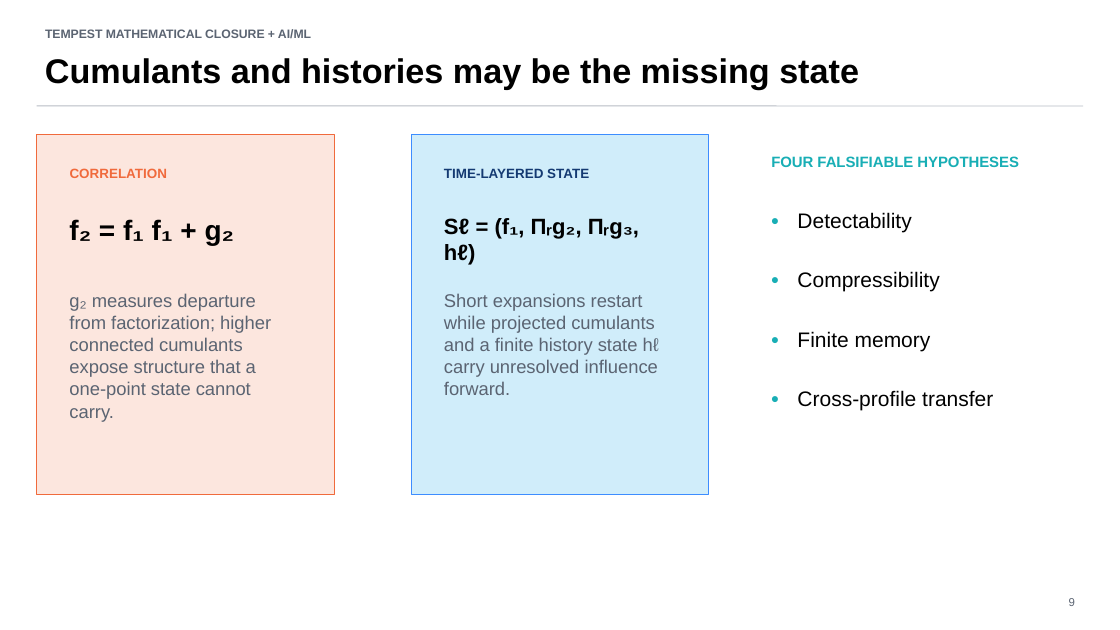
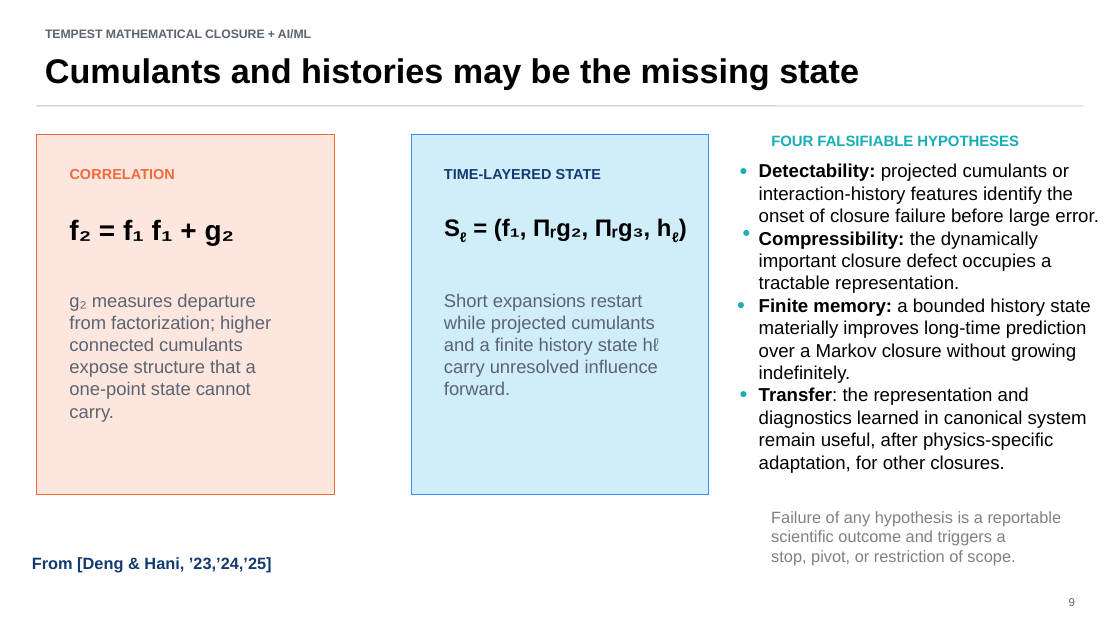
Before and after one commit to annacgilbert/TEMPEST-model-bake-off, a slide deck: slide 8 of docs/presentations/TEMPEST_closure_models_full_talk.pptx (slide 9 before the commit). Drawn at 1120x630 pixels with LibreOffice and Linux fonts; fonts in the diff are those of the drawing. Boxes give left, top, right and bottom in pixels: in the first picture for what was removed or moved away, otherwise in the second. Text is boxed around its words. In the diff, an @@ line names an element or a change of style, - is before the commit and + after.

Commit message:
Update closure documentation and presentation

```diff
--- a/docs/presentations/TEMPEST_closure_models_full_talk.pptx
+++ b/docs/presentations/TEMPEST_closure_models_full_talk.pptx
@@ text "FOUR FALSIFIABLE HYPOTHESES": place and size @@
-text "FOUR FALSIFIABLE HYPOTHESES" at <box>771,156,1019,167</box>
+text "FOUR FALSIFIABLE HYPOTHESES" at <box>771,135,1019,146</box>
@@ text "CORRELATION" at <box>70,169,175,179</box>: size 11.5 to 12.5 pt @@
@@ text "TIME-LAYERED STATE" at <box>444,169,601,179</box>: size 11.5 to 12.5 pt @@
@@ text "•": place and size @@
-text "•" at <box>763,203,784,228</box>
+text "•" at <box>732,153,753,177</box>
@@ text at <box>759,163,1098,473</box>: text changed; size 18 to 16 pt @@
-Detectability
+Detectability: projected cumulants or interaction-history features identify the onset of closure failure before large error.
+Compressibility: the dynamically important closure defect occupies a tractable representation.
+Finite memory: a bounded history state materially improves long-time prediction over a Markov closure without growing indefinitely.
+Transfer: the representation and diagnostics learned in canonical system remain useful, after physics-specific adaptation, for other closures.
@@ text "Sℓ = (f₁, Πᵣg₂, Πᵣg₃, ..." at <box>494,218,659,351</box>: size 18.9 to 20.5 pt; now subscript in "Sℓ hℓ)" @@
@@ text "•" rewrapped from <box>763,262,784,287</box> to <box>743,227,750,251</box> @@
@@ text "•": place and size @@
-text "•" at <box>763,322,784,346</box>
+text "•" at <box>729,287,750,312</box>
@@ text removed at <box>797,271,939,292</box> @@
-Compressibility
@@ text removed at <box>797,331,931,351</box> @@
-Finite memory
@@ text "•": place and size @@
-text "•" at <box>763,381,784,406</box>
+text "•" at <box>732,376,753,401</box>
@@ text removed at <box>797,390,993,411</box> @@
-Cross-profile transfer
@@ text added at <box>771,511,1062,565</box>, 14 pt, text #808080 @@
+Failure of any hypothesis is a reportable scientific outcome and triggers a
+stop, pivot, or restriction of scope.
@@ text added at <box>32,557,272,573</box>, 14 pt, text #143A72, bold @@
+From [Deng & Hani, ’23,’24,’25]
```
Also in this commit, not shown: 18 other slides changed, 1 slide added, 3 slides removed, 6 other files.
